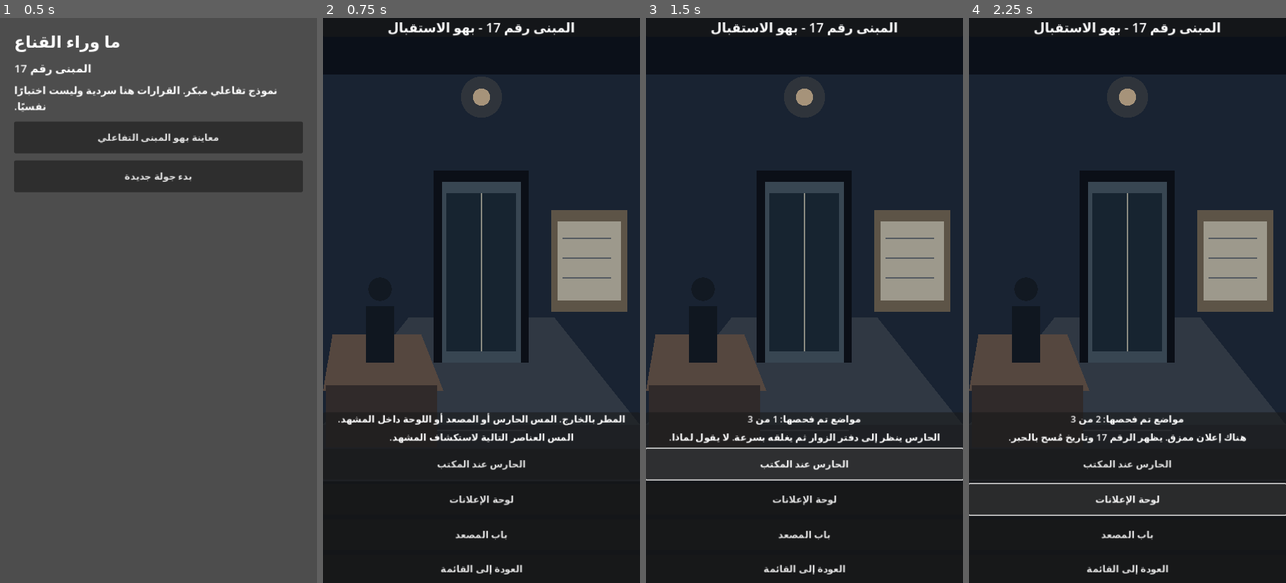
Above: before the commit, frames 1-4 (left to right).
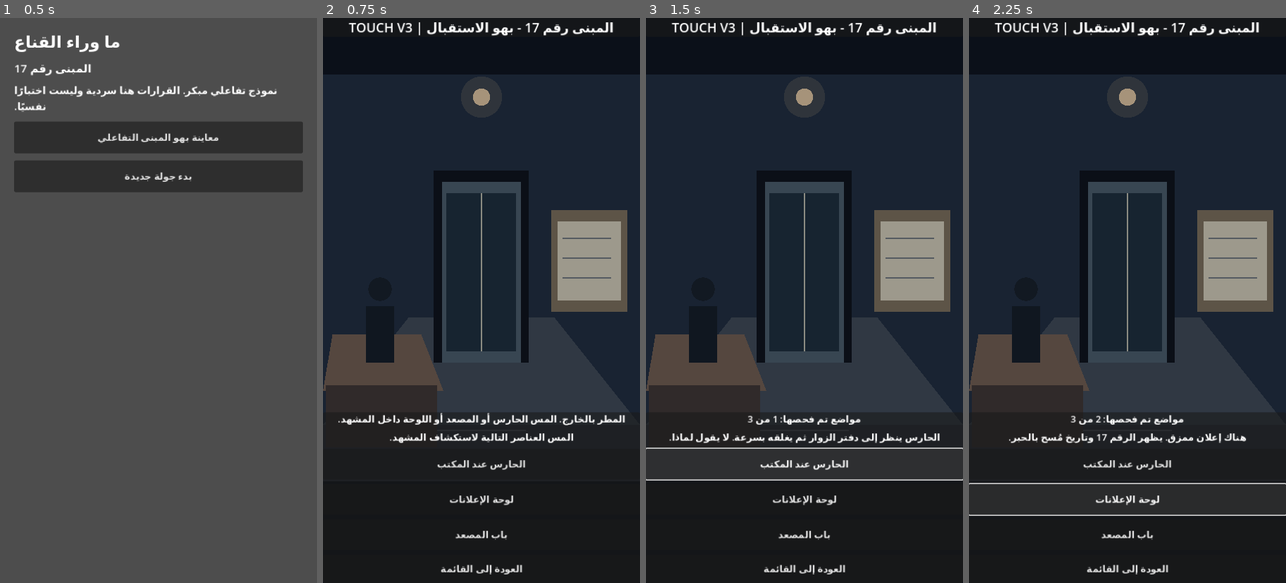
Above: after the commit, the same moments.

Repository: moh-ac-32000-del/Behind-the-Mask.-Private-
Game: Godot game, scene res://scenes/main.tscn
Same seed, same stepped clock (60 frames per second), same inputs: the game is played once before the commit and once after it.
Inputs:
- Up to frame 1 (0.5 s): no input
- Up to frame 2 (0.75 s): click "معاينة بهو المبنى التفاعلي" at 0.5 s
- Up to frame 3 (1.5 s): click "الحارس عند المكتب" at 1.25 s
- Up to frame 4 (2.25 s): click "لوحة الإعلانات" at 2 s

Frame 1 is identical in both runs. In frame 2, 0.9% of the frame differs, in the area x 8-92%, y 0-4%; in frame 3, 0.9%; in frame 4, 0.9%.

Commit message:
fix(mobile): add actual invisible touch buttons over lobby objects and visible version marker

Diff:
--- a/scripts/lobby.gd
+++ b/scripts/lobby.gd
@@ -35,6 +35,7 @@
         theme = Theme.new()
         theme.default_font = scene_font
     _build_ui()
+    _build_touch_targets()
     resized.connect(queue_redraw)
     queue_redraw()
 
@@ -68,19 +69,41 @@
     # Wet reflection
     draw_line(Vector2(w*.36,h*.73),Vector2(w*.64,h*.73),Color("#a2a5ad",.22),3)
 
+func _build_touch_targets() -> void:
+    # Real Control buttons receive touch events reliably in mobile browsers.
+    # Drawn scenery itself is not a GUI input target.
+    _touch_target("guard", Vector2(0.08, 0.41), Vector2(0.30, 0.67))
+    _touch_target("lift", Vector2(0.34, 0.25), Vector2(0.67, 0.65))
+    _touch_target("board", Vector2(0.70, 0.32), Vector2(0.98, 0.55))
+
+func _touch_target(key: String, start: Vector2, finish: Vector2) -> void:
+    var target := Button.new()
+    target.name = "Touch_" + key
+    target.flat = true
+    target.focus_mode = Control.FOCUS_NONE
+    target.text = ""
+    target.anchor_left = start.x
+    target.anchor_top = start.y
+    target.anchor_right = finish.x
+    target.anchor_bottom = finish.y
+    target.mouse_filter = Control.MOUSE_FILTER_STOP
+    target.pressed.connect(func(): _inspect(key))
+    add_child(target)
+
 func _build_ui() -> void:
     var overlay := VBoxContainer.new()
     overlay.set_anchors_and_offsets_preset(Control.PRESET_FULL_RECT)
     overlay.add_theme_constant_override("separation", 12)
-    overlay.mouse_filter = Control.MOUSE_FILTER_PASS
+    overlay.mouse_filter = Control.MOUSE_FILTER_IGNORE
     add_child(overlay)
     var top := PanelContainer.new()
     overlay.add_child(top)
     var top_label := Label.new()
-    top_label.text = "المبنى رقم 17 - بهو الاستقبال"
+    top_label.text = "المبنى رقم 17 - بهو الاستقبال | TOUCH V3"
     top_label.horizontal_alignment = HORIZONTAL_ALIGNMENT_CENTER
     top_label.add_theme_font_size_override("font_size",22)
     top.add_child(top_label)
+    top.mouse_filter = Control.MOUSE_FILTER_IGNORE
     var gap := Control.new()
     gap.size_flags_vertical = Control.SIZE_EXPAND_FILL
     gap.mouse_filter = Control.MOUSE_FILTER_IGNORE
@@ -90,6 +113,7 @@
     var controls := VBoxContainer.new()
     controls.add_theme_constant_override("separation", 8)
     panel.add_child(controls)
+    panel.mouse_filter = Control.MOUSE_FILTER_PASS
     status = Label.new()
     status.text = "المطر بالخارج. المس الحارس أو المصعد أو اللوحة داخل المشهد."
     status.autowrap_mode = TextServer.AUTOWRAP_WORD_SMART
